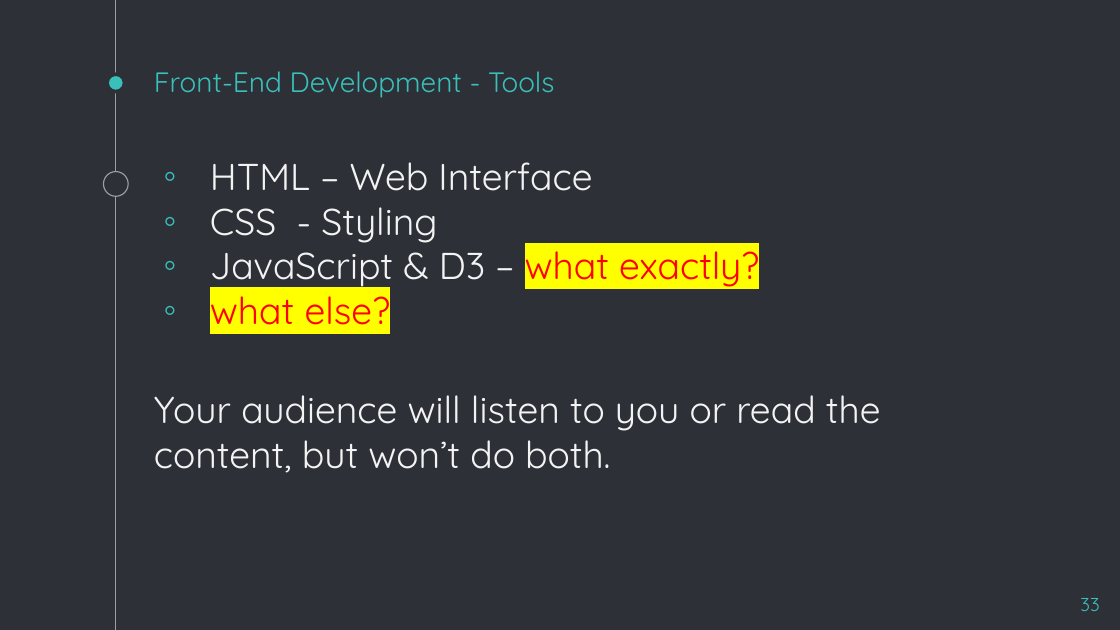
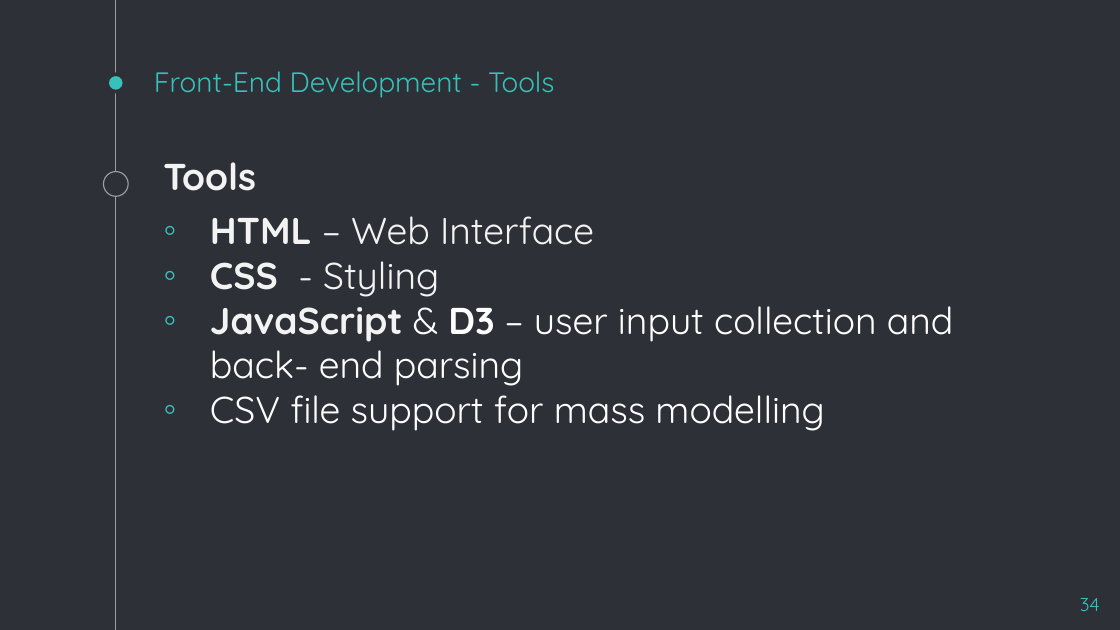
Before and after one commit to jMacProd/Machine-Learning-Credit-Card-Churn, a slide deck: slide 34 of Final Project - Presentation.pptx (slide 33 before the commit). Drawn at 1120x630 pixels with LibreOffice and Linux fonts; fonts in the diff are those of the drawing. Boxes give left, top, right and bottom in pixels: in the first picture for what was removed or moved away, otherwise in the second. Text is boxed around its words. In the diff, an @@ line names an element or a change of style, - is before the commit and + after.

```diff
--- a/Final Project - Presentation.pptx
+++ b/Final Project - Presentation.pptx
@@ text at (x1=163, y1=162, x2=256, y2=191): paragraph added @@
+Tools
@@ text at (x1=210, y1=216, x2=594, y2=297): bold on in "HTML", "CSS" @@
@@ text at (x1=210, y1=295, x2=954, y2=431): text changed; text colour #F3F3F3 to #FFFFFF @@
-◦ JavaScript & D3 – what exactly?
-◦ what else?
-Your audience will listen to you or read the content, but won’t do both.
+◦ JavaScript & D3 – user input collection and back- end parsing
+◦ CSV file support for mass modelling
@@ page number at (x1=1080, y1=598, x2=1100, y2=611): text changed @@
-33
+34
```
Also in this commit, not shown: 16 other slides changed, 3 slides added, 1 slide removed.
